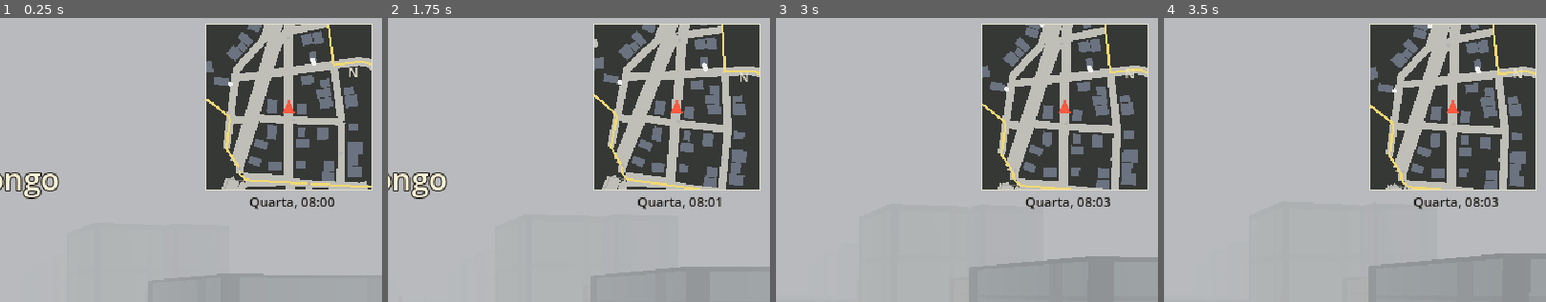
Above: before the commit, frames 1-4 (left to right).
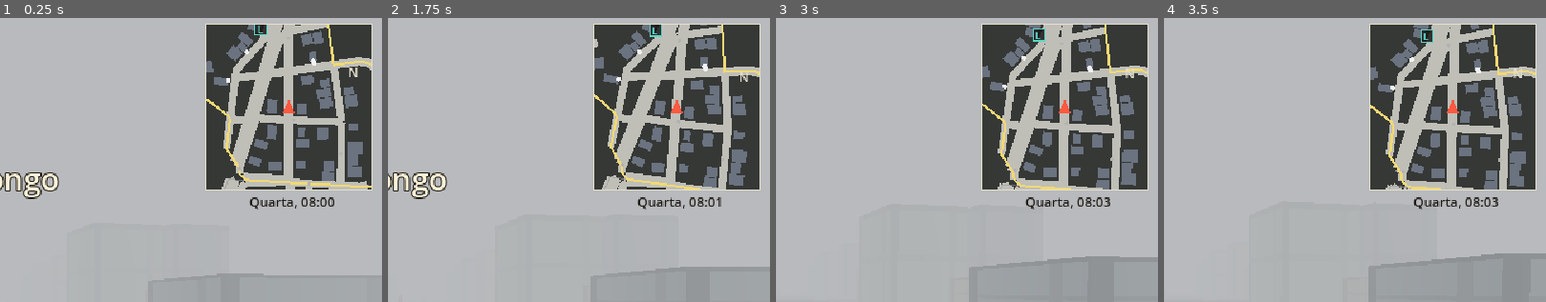
Above: after the commit, the same moments.

Repository: lucas-gomes-backend/monster-contracts
Game: Godot game, scene res://presentation/cidade/bairro.tscn
Two runs of this game, one before a commit and one after it. Both use one fixed random seed, a clock stepped at 60 frames per second and the inputs below. This scene is started directly instead of the project's main scene.
Inputs (mouse positions are % of the whole screen's width and height, from its top left):
- Up to frame 1 (0.25 s): no input
- Up to frame 2 (1.75 s): tap Enter at 0.5 s; move the mouse to (55, 49) at 0.52 s; hold Tab (caderno) 0.53-1.28 s; hold W (mover_frente) from 0.53 s (still down); click (55, 49) at 0.67 s; tap M (mapa) at 0.8, 1.35 s; move the mouse to (45, 50) at 1.27 s; tap Tab (caderno) at 1.55 s
- Up to frame 3 (3 s): keep holding W (mover_frente); move the mouse to (52, 48) at 2.02 s; hold Tab (caderno) 2.03-2.78 s; tap M (mapa) at 2.3 s; move the mouse to (49, 51) at 2.77 s; tap Shift (correr) at 2.85 s; click (49, 51) at 2.92 s
- Up to frame 4 (3.5 s): keep holding W (mover_frente); tap Tab (caderno) at 3.05 s
The pictures show only the part of the screen within x 50-100%, y 0-50%; the shares and areas given below are measured in that part.

The runs differ from the first frame. In frame 1, 0.2% of the frame differs, in the area x 59-83%, y 2-25%; in frame 2, 0.2%; in frame 3, 0.2%; in frame 4, 0.2%, in the area x 59-83%, y 2-27%.

Commit message:
feat(fase-04): pontos-chave nos bairros do corte vertical
- Centro: delegacia, biblioteca pública, lan house e motel; Valongo:
  mecânico e outra lan house; igrejas; o cemitério é o do Paquetá; a
  benzedeira atende em casa (nomes fictícios para os comércios)
- config/populacao.json: policial, bibliotecário, mecânico, atendente
  de lan house e recepcionista de motel (só entram em bairros com o
  lugar: os casos do Paquetá da Fase 1 não mudam)
- config/pontos_chave.json (+ esquema): nome, letra e cor de cada tipo
- populacao_3d: placa com o nome em cima da porta de todo lugar que não
  é casa (e na casa da benzedeira); minimapa com a letra de cada
  ponto-chave
- docs/07 e roadmap; mutante novo; 315 testes Godot + 20 Python

Co-Authored-By: Claude Opus 5.5 <noreply@anthropic.com>

Diff:
--- a/game/core/dados/catalogo.gd
+++ b/game/core/dados/catalogo.gd
@@ -116,6 +116,20 @@
 ## Tempo na cidade 3D (início do dia, velocidade do relógio e de quem anda), validado.
 static func carregar_config_relogio_da_cidade() -> Dictionary:
 	return carregar_validado("res://data/config/relogio_da_cidade.json", "res://data/schemas/relogio_da_cidade.schema.json")
+
+
+## Pontos-chave (tipo de lugar -> nome, letra no minimapa, cor), validados um a um.
+static func carregar_pontos_chave() -> Dictionary:
+	var caminho_esquema := "res://data/schemas/pontos_chave.schema.json"
+	var resultado := carregar_validado("res://data/config/pontos_chave.json", caminho_esquema)
+	if not resultado["dados"] is Dictionary:
+		return resultado
+	var de_um := Esquema.new(ler_json(caminho_esquema)["$defs"]["ponto"])
+	var tipos: Dictionary = resultado["dados"].get("tipos", {})
+	for tipo in tipos:
+		for erro in de_um.validate(tipos[tipo]):
+			resultado["erros"].append("pontos_chave.json: %s: %s" % [tipo, erro])
+	return resultado
 
 
 ## Transeuntes (figurantes nas ruas): quantos por hora e a que velocidade, validado.
--- /dev/null
+++ b/game/data/config/pontos_chave.json
@@ -0,0 +1,45 @@
+{
+  "$comment": "Pontos-chave da cidade (docs/07, 'Pontos-chave'): o tipo de lugar, o nome curto, a letra no minimapa e a cor. A benzedeira atende em casa: a placa vai na casa de quem tem essa ocupação.",
+  "tipos": {
+    "delegacia": {
+      "nome": "Delegacia",
+      "letra": "D",
+      "cor": "#4f7fd6"
+    },
+    "biblioteca": {
+      "nome": "Biblioteca",
+      "letra": "B",
+      "cor": "#c79b4a"
+    },
+    "igreja": {
+      "nome": "Igreja",
+      "letra": "I",
+      "cor": "#e8e2d0"
+    },
+    "benzedeira": {
+      "nome": "Benzedeira",
+      "letra": "Z",
+      "cor": "#7fbf6a"
+    },
+    "cemiterio": {
+      "nome": "Cemitério",
+      "letra": "C",
+      "cor": "#9a9a9a"
+    },
+    "motel": {
+      "nome": "Motel",
+      "letra": "H",
+      "cor": "#d66aa0"
+    },
+    "mecanico": {
+      "nome": "Mecânico",
+      "letra": "M",
+      "cor": "#d68a3c"
+    },
+    "lan_house": {
+      "nome": "Lan house",
+      "letra": "L",
+      "cor": "#5ad6c8"
+    }
+  }
+}
--- a/game/data/config/populacao.json
+++ b/game/data/config/populacao.json
@@ -36,7 +36,7 @@
     {"id": "padre", "local": "igreja", "dono": true, "inicio": 7, "fim": 19, "dias": ["segunda", "terca", "quarta", "quinta", "sexta", "sabado", "domingo"], "maximo": 1},
     {"id": "professor", "local": "escola", "dono": false, "inicio": 7, "fim": 17, "dias": ["segunda", "terca", "quarta", "quinta", "sexta"], "maximo": 2},
     {"id": "benzedeira", "local": "casa", "dono": false, "inicio": 8, "fim": 17, "dias": ["segunda", "terca", "quarta", "quinta", "sexta", "sabado"], "maximo": 1},
-    {"id": "estivador", "local": "fora_do_bairro", " …(121 unchanged characters)…
+    {"id": "policial", "local": "delegacia", "dono": false, "inicio": 8, "fim": 18, "dias": ["segunda", "terca", "quarta", "quinta", "sexta", "sabado", "domingo"], "maximo": 2}, {"id": "bibliotecario", "local": "biblioteca", "dono": false, "inicio": 9, "fim": 17, "dias": ["segunda", "terca", "quarta", "quinta", "sexta"], "maximo": 1}, {"id": "mecanico", "local": "mecanico", "dono": true, "inicio": 7, "fim": 17, "dias": ["segunda", "terca", "quarta", "quinta", "sexta", "sabado"], "maximo": 1}, {"id": "atendente_de_lan_house", "local": "lan_house", "dono": false, "inicio": 10, "fim": 22, "dias": ["segunda", "terca", "quarta", "quinta", "sexta", "sabado", "domingo"], "maximo": 1}, {"id": "recepcionista_de_motel", "local": "motel", "dono": false, "inicio": 18, "fim": 6, "dias": ["segunda", "terca", "quarta", "quinta", "sexta", "sabado", "domingo"], "maximo": 1, "sono": [8, 15]}, {"id": "estivador", "local": "fora_do_bairro", " …(121 unchanged characters)…
     {"id": "comerciario", "local": "fora_do_bairro", "dono": false, "inicio": 8, "fim": 18, "dias": ["segunda", "terca", "quarta", "quinta", "sexta", "sabado"], "maximo": 99},
     {"id": "do_lar", "local": "casa", "dono": false, "inicio": 8, "fim": 12, "dias": ["segunda", "terca", "quarta", "quinta", "sexta", "sabado"], "maximo": 99}
   ],
--- a/game/data/neighborhoods/centro.json
+++ b/game/data/neighborhoods/centro.json
@@ -6,13 +6,31 @@
   "tipo": "centro",
   "populacao_alvo": 30,
   "casas": 12,
-  "ruas": ["avenida_sao_francisco", "rua_amador_bueno", "rua_joao_pessoa", "rua_general_camara", "rua_martim_affonso", "rua_tuiuti", "rua_braz_cubas", "rua_frei_gaspar"],
-  "comunidades": [{"id": "brasileira", "peso": 6}, {"id": "portuguesa", "peso": 2}, {"id": "arabe", "peso": 1}, {"id": "japonesa", "peso": 1}],
+  "ruas": [
+    "avenida_sao_francisco",
+    "rua_amador_bueno",
+    "rua_joao_pessoa",
+    "rua_general_camara",
+    "rua_martim_affonso",
+    "rua_tuiuti",
+    "rua_braz_cubas",
+    "rua_frei_gaspar"
+  ],
+  "comunidades": [
+    {"id": "brasileira", "peso": 6},
+    {"id": "portuguesa", "peso": 2},
+    {"id": "arabe", "peso": 1},
+    {"id": "japonesa", "peso": 1}
+  ],
   "locais": [
     {"id": "catedral", "tipo": "igreja", "rua": "rua_general_camara", "nome": "Catedral de Santos"},
     {"id": "praca_maua", "tipo": "praca", "rua": "rua_joao_pessoa", "nome": "Praça Mauá"},
     {"id": "padaria", "tipo": "padaria", "rua": "rua_amador_bueno", "nome": "Padaria Grão de Ouro"},
     {"id": "bar", "tipo": "bar", "rua": "avenida_sao_francisco", "nome": "Bar Boêmio"},
-    {"id": "escola", "tipo": "escola", "rua": "rua_tuiuti", "nome": "Escola estadual"}
+    {"id": "escola", "tipo": "escola", "rua": "rua_tuiuti", "nome": "Escola estadual"},
+    {"id": "delegacia", "tipo": "delegacia", "rua": "rua_general_camara", "nome": "Delegacia do Centro"},
+    {"id": "biblioteca", "tipo": "biblioteca", "rua": "rua_amador_bueno", "nome": "Biblioteca pública"},
+    {"id": "lan_house", "tipo": "lan_house", "rua": "rua_joao_pessoa", "nome": "Lan house Conexão"},
+    {"id": "motel", "tipo": "motel", "rua": "avenida_sao_francisco", "nome": "Motel Estrela do Porto"}
   ]
 }
--- a/game/data/neighborhoods/valongo.json
+++ b/game/data/neighborhoods/valongo.json
@@ -6,14 +6,27 @@
   "tipo": "antigo_religioso",
   "populacao_alvo": 30,
   "casas": 14,
-  "ruas": ["avenida_martins_fontes", "rua_visconde_de_embare", "rua_senador_christiano_ottoni", "avenida_visconde_de_sao_leopoldo", "rua_marques_de_herval", "rua_sao_bento"],
-  "comunidades": [{"id": "brasileira", "peso": 6}, {"id": "portuguesa", "peso": 3}, {"id": "arabe", "peso": 1}],
+  "ruas": [
+    "avenida_martins_fontes",
+    "rua_visconde_de_embare",
+    "rua_senador_christiano_ottoni",
+    "avenida_visconde_de_sao_leopoldo",
+    "rua_marques_de_herval",
+    "rua_sao_bento"
+  ],
+  "comunidades": [
+    {"id": "brasileira", "peso": 6},
+    {"id": "portuguesa", "peso": 3},
+    {"id": "arabe", "peso": 1}
+  ],
   "locais": [
     {"id": "igreja", "tipo": "igreja", "rua": "rua_sao_bento", "nome": "Igreja do Valongo"},
     {"id": "largo", "tipo": "praca", "rua": "avenida_visconde_de_sao_leopoldo", "nome": "Largo da antiga estação"},
     {"id": "padaria", "tipo": "padaria", "rua": "rua_visconde_de_embare", "nome": "Padaria Trilhos"},
     {"id": "bar", "tipo": "bar", "rua": "avenida_martins_fontes", "nome": "Bar do Estivador"},
     {"id": "escola", "tipo": "escola", "rua": "rua_senador_christiano_ottoni", "nome": "Escola municipal"},
-    {"id": "galinheiro_1", "tipo": "galinheiro", "rua": "rua_marques_de_herval", "nome": "Galinheiro de um quintal"}
+    {"id": "galinheiro_1", "tipo": "galinheiro", "rua": "rua_marques_de_herval", "nome": "Galinheiro de um quintal"},
+    {"id": "mecanico", "tipo": "mecanico", "rua": "avenida_martins_fontes", "nome": "Auto Mecânica Trilho"},
+    {"id": "lan_house", "tipo": "lan_house", "rua": "rua_senador_christiano_ottoni", "nome": "Lan house Fliperama"}
   ]
 }
--- /dev/null
+++ b/game/data/schemas/pontos_chave.schema.json
@@ -0,0 +1,41 @@
+{
+  "$comment": "Pontos-chave (game/data/config/pontos_chave.json).",
+  "type": "object",
+  "additionalProperties": false,
+  "required": [
+    "tipos"
+  ],
+  "properties": {
+    "$comment": {
+      "type": "string"
+    },
+    "tipos": {
+      "type": "object"
+    }
+  },
+  "$defs": {
+    "ponto": {
+      "type": "object",
+      "additionalProperties": false,
+      "required": [
+        "nome",
+        "letra",
+        "cor"
+      ],
+      "properties": {
+        "nome": {
+          "type": "string",
+          "minLength": 1
+        },
+        "letra": {
+          "type": "string",
+          "minLength": 1
+        },
+        "cor": {
+          "type": "string",
+          "pattern": "^#[0-9a-f]{6}$"
+        }
+      }
+    }
+  }
+}
--- a/game/presentation/cidade/minimapa.gd
+++ b/game/presentation/cidade/minimapa.gd
@@ -66,6 +66,13 @@
 			if b != cena.bairro:
 				draw_polyline(_anel(b, centro, giro), COR_VIZINHO, 1.0)
 		draw_polyline(_anel(cena.bairro, centro, giro), COR_BORDA, 2.0)
+		# Pontos-chave: a letra do tipo num quadradinho da cor dele.
+		for id in cena.populacoes:
+			for ponto in cena.populacoes[id].pontos_chave:
+				var tela := para_minimapa(ponto["porta"], centro, giro)
+				draw_rect(Rect2(tela - Vector2(5, 5), Vector2(10, 10)), Color(0.1, 0.1, 0.1, 0.85))
+				draw_rect(Rect2(tela - Vector2(5, 5), Vector2(10, 10)), ponto["cor"], false, 1.0)
+				draw_string(ThemeDB.fallback_font, tela + Vector2(-3, 4), ponto["letra"], HORIZONTAL_ALIGNMENT_LEFT, -1, 9, ponto["cor"])
 		# Os transeuntes, mais apagados, e os moradores à vista, como pontinhos.
 		for id in cena.transeuntes:
 			for a in cena.transeuntes[id].andantes:
--- a/game/presentation/cidade/populacao_3d.gd
+++ b/game/presentation/cidade/populacao_3d.gd
@@ -5,6 +5,9 @@
 ## Quem está trabalhando ou passeando aparece na porta do lugar; quem está em casa, dormindo
 ## ou fora do bairro some lá dentro. Quando alguém muda de lugar, anda até lá pelas ruas
 ## (core/cidade/caminhos.gd), e não atravessando prédios.
+## Todo lugar que não é casa ganha uma placa com o nome em cima da porta; os pontos-chave
+## (config/pontos_chave.json) também viram uma letra no minimapa. A benzedeira atende em
+## casa: a casa dela ganha placa.
 
 const Catalogo := preload("res://core/dados/catalogo.gd")
 const Rng := preload("res://core/rng.gd")
@@ -16,6 +19,9 @@
 const Morador := preload("res://presentation/personagem/morador.gd")
 
 const VISIVEIS := ["trabalhando", "lazer"]
+const ALTURA_DA_PLACA := 3.4
+## Placas só aparecem de perto (a névoa cobre o resto).
+const ALCANCE_DA_PLACA := 45.0
 ## Quem está no mesmo lugar não fica empilhado: lado a lado na calçada.
 const LADO_A_LADO := 0.8
 
@@ -28,6 +34,9 @@
 var _rotina: RefCounted
 var _caminhos: RefCounted
 var _primeira_vez := true
+## Pontos-chave deste bairro: [{"local", "tipo", "nome", "letra", "cor", "porta": Vector2}]
+var pontos_chave: Array[Dictionary] = []
+var placas: Array[Label3D] = []
 
 
 ## Monta a gente do bairro real (id com dados em data/neighborhoods). lotes: os do Bairro3D.
@@ -48,6 +57,44 @@
 		no.visible = false
 		add_child(no)
 		pessoas[npc["id"]] = {"no": no, "local": "", "atividade": "", "rota": PackedVector2Array(), "passo": 0, "indice": i}
+	_montar_placas()
+
+
+func _montar_placas() -> void:
+	var tipos: Dictionary = Catalogo.carregar_pontos_chave()["dados"]["tipos"]
+	var placas_por_local := {}  # local -> [nome, tipo]
+	for local in bairro.ids_locais():
+		var dados_local: Dictionary = bairro.local(local)
+		if dados_local["tipo"] != "casa":
+			placas_por_local[local] = [dados_local["nome"], dados_local["tipo"]]
+	for npc in npcs:
+		if npc.get("ocupacao", {}).get("id", "") == "benzedeira" and tipos.has("benzedeira"):
+			placas_por_local[npc["casa"]] = ["Benzedeira", "benzedeira"]
+	var locais := placas_por_local.keys()
+	locais.sort()
+	for local in locais:
+		if not lugares.has(local):
+			continue
+		var porta: Vector2 = lugares[local]["porta"]
+		var nome: String = placas_por_local[local][0]
+		var tipo: String = placas_por_local[local][1]
+		var placa := Label3D.new()
+		placa.name = "Placa_" + local.replace("/", "_")
+		placa.text = nome
+		placa.billboard = BaseMaterial3D.BILLBOARD_ENABLED
+		placa.font_size = 40
+		placa.pixel_size = 0.008
+		placa.outline_size = 8
+		placa.modulate = Color(0.98, 0.95, 0.85)
+		placa.outline_modulate = Color(0.1, 0.08, 0.06)
+		placa.visibility_range_end = ALCANCE_DA_PLACA
+		placa.position = Vector3(porta.x, ALTURA_DA_PLACA, porta.y)
+		add_child(placa)
+		placas.append(placa)
+		if tipos.has(tipo):
+			var t: Dictionary = tipos[tipo]
+			pontos_chave.append({"local": local, "tipo": tipo, "nome": nome, "letra": t["letra"],
+				"cor": Color.html(t["cor"]), "porta": porta})
 
 
 ## Onde fica a porta de um lugar (com a pessoa ao lado das outras), ou null.
--- /dev/null
+++ b/game/tests/unit/test_pontos_chave.gd
@@ -0,0 +1,61 @@
+extends "res://tests/framework/test_case.gd"
+## Fase 4: pontos-chave (delegacia, biblioteca, igreja, benzedeira, cemitério, motel,
+## mecânico, lan house) nos bairros, com gente trabalhando, placa e letra no minimapa.
+
+const Catalogo := preload("res://core/dados/catalogo.gd")
+const Rng := preload("res://core/rng.gd")
+const Bairro := preload("res://core/mundo/bairro.gd")
+const Populacao := preload("res://core/npcs/gerador_populacao.gd")
+const Populacao3D := preload("res://presentation/cidade/populacao_3d.gd")
+const Lotes := preload("res://core/cidade/lotes.gd")
+
+const BAIRROS := ["valongo", "centro", "paqueta"]
+
+
+func _gente(id: String) -> Array:
+	return Populacao.gerar(Bairro.new(Catalogo.carregar_bairro(id)["dados"]), Catalogo.carregar_config_populacao()["dados"], Rng.new(1))
+
+
+func test_pontos_chave_dados_validos() -> void:
+	var r := Catalogo.carregar_pontos_chave()
+	assert_eq(r["erros"].size(), 0, str(r["erros"]))
+
+
+func test_todos_os_pontos_chave_existem_nos_bairros_carregados() -> void:
+	var achados := {}
+	for id in BAIRROS:
+		var b := Bairro.new(Catalogo.carregar_bairro(id)["dados"])
+		for local in b.ids_locais():
+			achados[b.local(local)["tipo"]] = true
+		for npc in _gente(id):
+			if npc["ocupacao"].get("id", "") == "benzedeira":
+				achados["benzedeira"] = true
+	for tipo in Catalogo.carregar_pontos_chave()["dados"]["tipos"]:
+		assert_true(achados.has(tipo), "%s existe em algum dos bairros" % tipo)
+
+
+func test_tem_gente_trabalhando_nos_pontos_chave_do_centro() -> void:
+	var trabalhos := {}
+	for npc in _gente("centro"):
+		trabalhos[npc.get("trabalho", "")] = true
+	for local in ["centro/delegacia", "centro/biblioteca", "centro/lan_house", "centro/motel"]:
+		assert_true(trabalhos.has(local), "alguém trabalha em %s" % local)
+
+
+func test_placas_e_letras_no_minimapa_nas_portas() -> void:
+	var real: Dictionary = Catalogo.carregar_bairro_real("centro")["dados"]
+	var lotes := Lotes.gerar(real, Catalogo.carregar_config_lotes()["dados"], Rng.new(1))
+	var gente := Populacao3D.new()
+	gente.montar("centro", real, lotes, 1)
+	var tipos := {}
+	for ponto in gente.pontos_chave:
+		tipos[ponto["tipo"]] = true
+		var porta: Vector2 = gente.lugares[ponto["local"]]["porta"]
+		assert_true(ponto["porta"] == porta, "%s na porta" % ponto["local"])
+	for tipo in ["delegacia", "biblioteca", "lan_house", "motel", "igreja"]:
+		assert_true(tipos.has(tipo), "o Centro tem %s no minimapa" % tipo)
+	assert_gte(gente.placas.size(), gente.pontos_chave.size(), "todo ponto-chave tem placa")
+	for placa in gente.placas:
+		assert_false(placa.text.is_empty())
+		assert_true(placa.position.y > 2.0, "a placa fica em cima da porta")
+	gente.free()
Not shown, added: game/tests/unit/test_pontos_chave.gd.uid
Not shown, changed: docs/07-mundo-cidade-e-npcs.md
Not shown, changed: docs/11-roadmap.md
Not shown, changed: tools/verify-mutation.ps1
